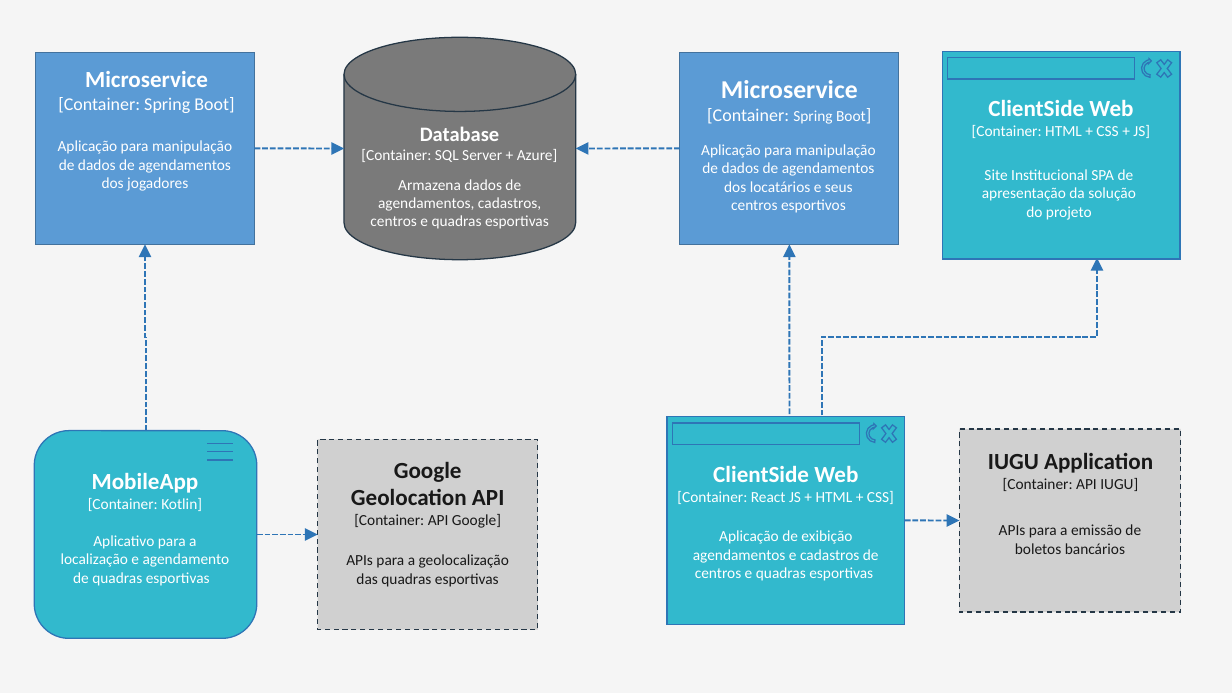
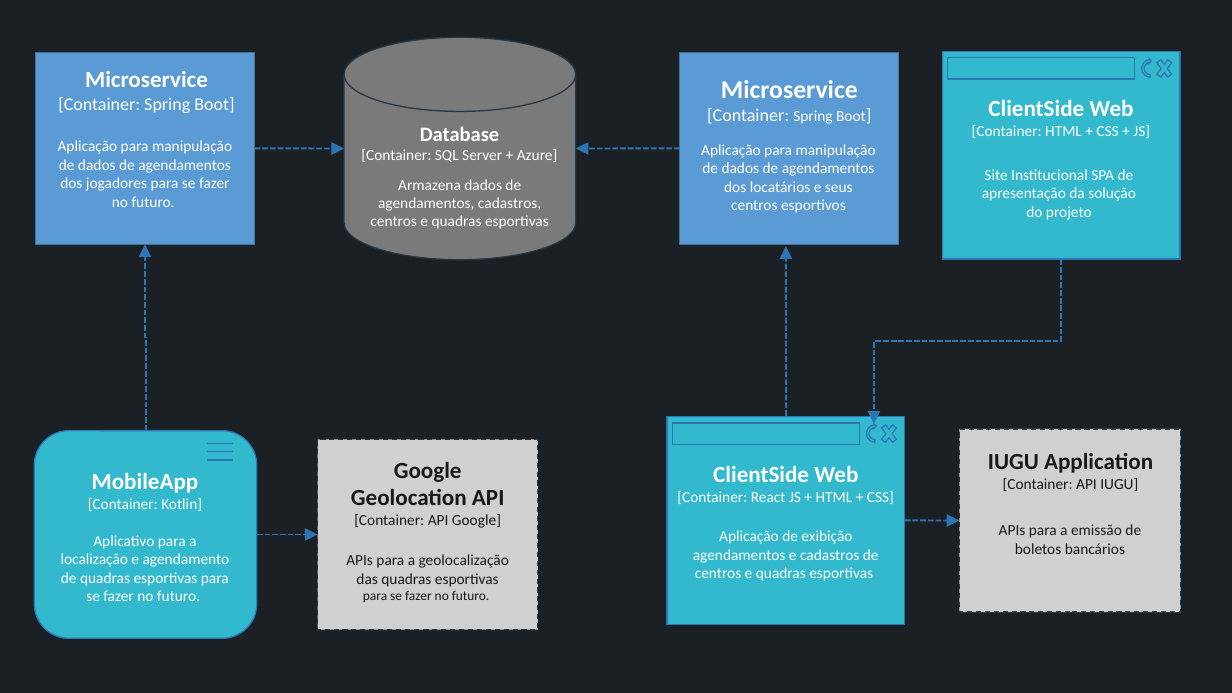
Before and after one commit to Biellferraz/Resenha, a slide deck: slide 1 of documentacao/Desenho de solução/Solução do Projeto com Containers.pptx. Drawn at 1232x693 pixels with LibreOffice and Linux fonts; fonts in the diff are those of the drawing. Boxes give left, top, right and bottom in pixels: in the first picture for what was removed or moved away, otherwise in the second. Text is boxed around its words. In the diff, an @@ line names an element or a change of style, - is before the commit and + after.

```diff
--- a/documentacao/Desenho de solução/Solução do Projeto com Containers.pptx
+++ b/documentacao/Desenho de solução/Solução do Projeto com Containers.pptx
@@ background #F5F5F5 to #1B2024 @@
@@ text at (x1=58, y1=140, x2=232, y2=207): text changed @@
-Aplicação para manipulação de dados de agendamentos dos jogadores
+Aplicação para manipulação de dados de agendamentos dos jogadores para se fazer no futuro.
@@ elbow arrow moved from (822, 416) - (1097, 258) to (1061, 260) - (874, 423) @@
@@ text at (x1=61, y1=535, x2=230, y2=601): text changed @@
-Aplicativo para a localização e agendamento de quadras esportivas
+Aplicativo para a localização e agendamento de quadras esportivas para se fazer no futuro.
@@ text at (x1=346, y1=554, x2=509, y2=602): text changed @@
-APIs para a geolocalização das quadras esportivas
+APIs para a geolocalização das quadras esportivas para se fazer no futuro.
```
Also in this commit, not shown: 5 other files.
